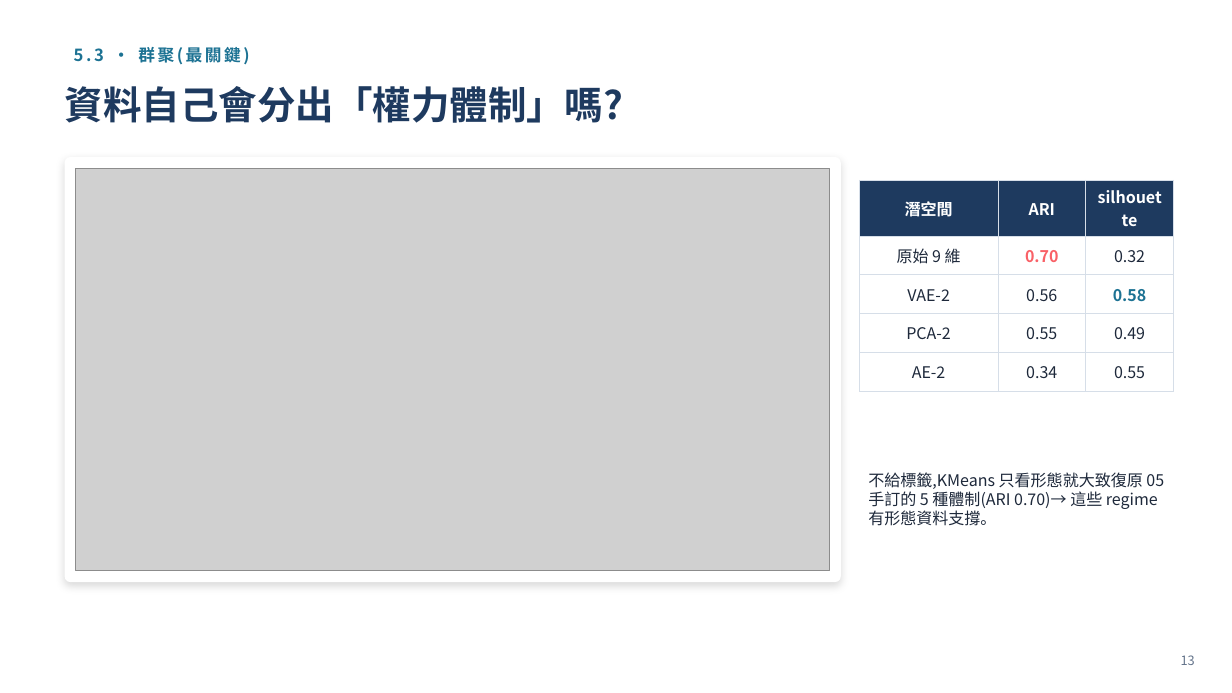
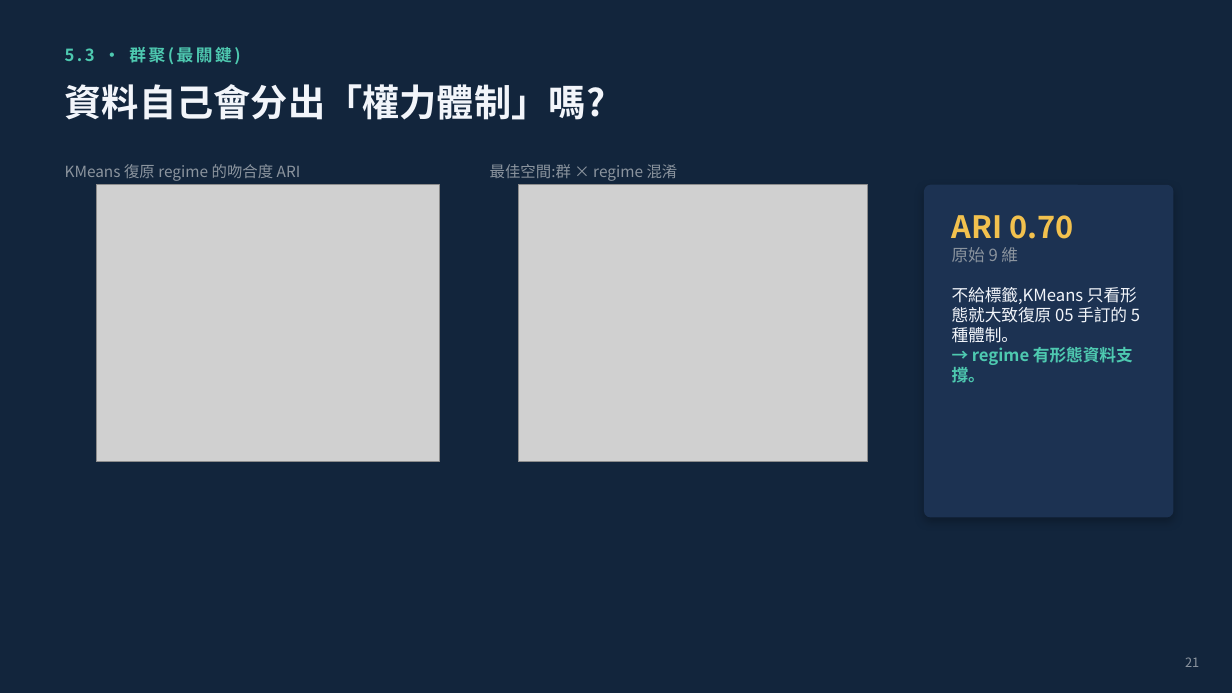
Before and after one commit to scott-lbx/ws-df26-w18, a slide deck: slide 25 of 07_Latent_Urban/潛空間教學簡報.pptx (slide 17 before the commit). Drawn at 1232x693 pixels with LibreOffice and Linux fonts; fonts in the diff are those of the drawing; grey boxes stand for pictures. Boxes give left, top, right and bottom in pixels: in the first picture for what was removed or moved away, otherwise in the second. Text is boxed around its words. In the diff, an @@ line names an element or a change of style, - is before the commit and + after.

```diff
--- a/07_Latent_Urban/潛空間教學簡報.pptx
+++ b/07_Latent_Urban/潛空間教學簡報.pptx
@@ background #FFFFFF to #12253C @@
@@ text "5.3 · 群聚(最關鍵)" at <box>65,47,240,64</box>: text colour #1C7293 to #4EC9B0 @@
@@ text "資料自己會分出「權力體制」嗎?" at <box>65,84,606,120</box>: size 30 to 29 pt, text colour #1E3A5F to #F2F5FA @@
@@ rounded rectangle removed at <box>65,157,841,582</box> @@
@@ text added at <box>65,164,301,181</box>, 12 pt, text #8B949E @@
+KMeans 復原 regime 的吻合度 ARI
@@ picture removed at <box>76,168,830,571</box> @@
@@ text added at <box>490,164,678,181</box>, 12 pt, text #8B949E @@
+最佳空間:群 × regime 混淆
@@ picture added at <box>96,185,439,462</box> @@
@@ picture added at <box>518,185,868,462</box> @@
@@ table removed at <box>860,180,1174,382</box>, 5 rows, 3 columns @@
-潛空間 | ARI | silhouette
-原始 9 維 | 0.70 | 0.32
-VAE-2 | 0.56 | 0.58
-PCA-2 | 0.55 | 0.49
-AE-2 | 0.34 | 0.55
@@ rounded rectangle added at <box>924,185,1174,518</box>, fill #1C3252 @@
@@ text "ARI 0.70" at <box>952,215,1140,383</box>: vertical alignment middle to top @@
@@ text at <box>952,215,1140,383</box>: text changed; size 12.5 to 13 pt; text colour #1E293B to #F2F5FA @@
-不給標籤,KMeans 只看形態就大致復原 05 手訂的 5 種體制(ARI 0.70)→ 這些 regime 有形態資料支撐。
+ARI 0.70
+原始 9 維
+不給標籤,KMeans 只看形態就大致復原 05 手訂的 5 種體制。
+→ regime 有形態資料支撐。
@@ text removed at <box>1181,655,1195,665</box> @@
-13
@@ text added at <box>1185,657,1199,667</box>, 10 pt, text #8B949E @@
+21
```
Also in this commit, not shown: 18 other slides changed, 12 slides added, 3 slides removed, 9 other files.
